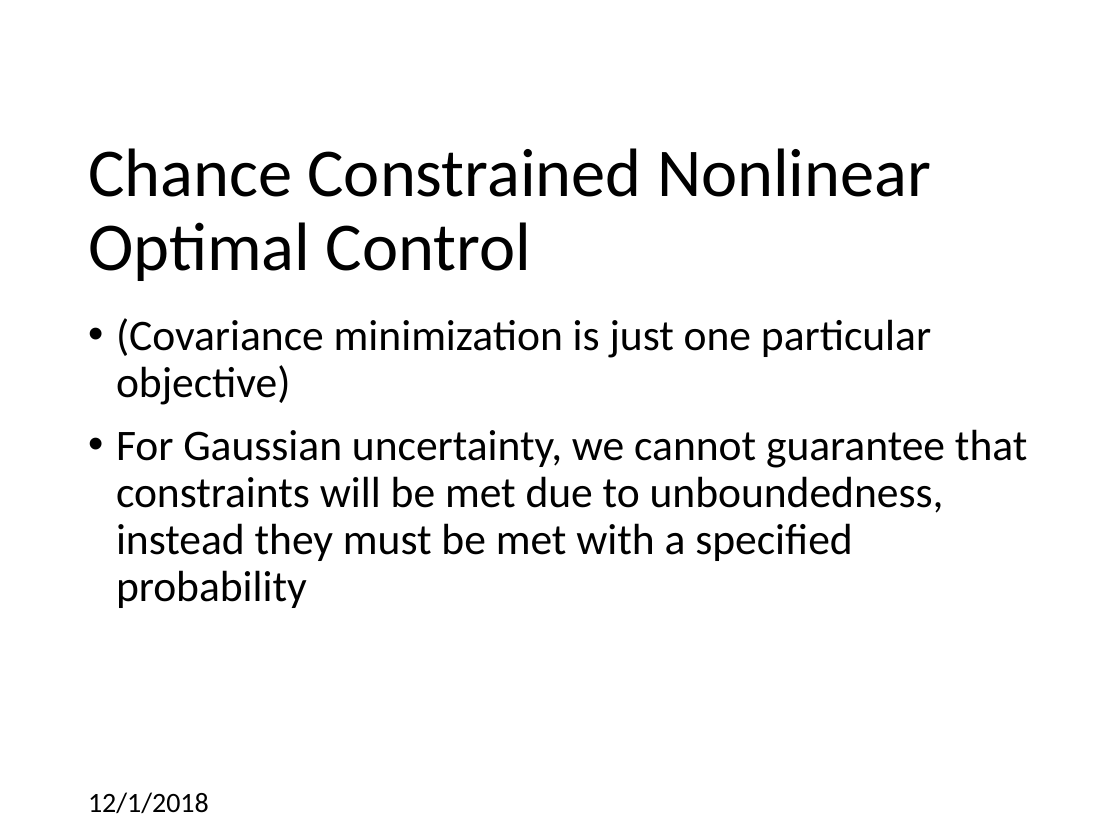
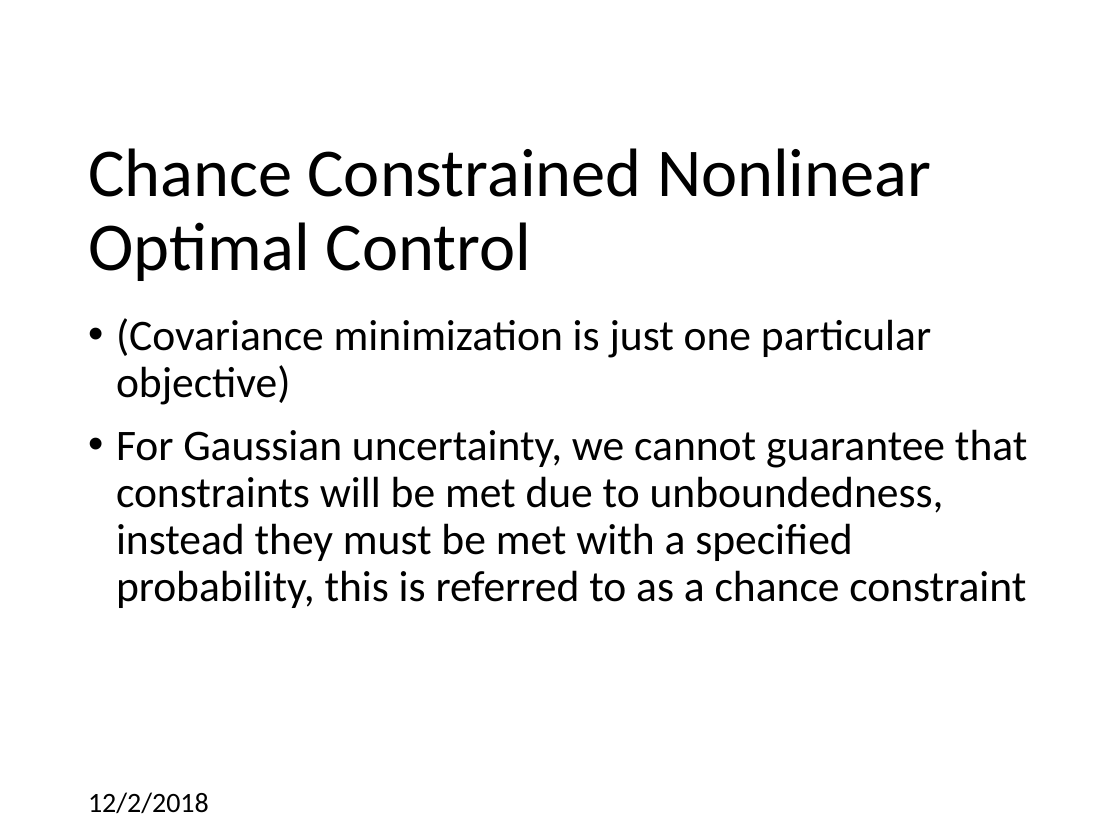
Before and after one commit to CDNoyes/EDL-Py, a slide deck: slide 14 of Documents/Qual Exam.pptx (slide 18 before the commit). Drawn at 1120x840 pixels with LibreOffice and Linux fonts; fonts in the diff are those of the drawing; background and template pictures are left out. Boxes give left, top, right and bottom in pixels: in the first picture for what was removed or moved away, otherwise in the second. Text is boxed around its words. In the diff, an @@ line names an element or a change of style, - is before the commit and + after.

```diff
--- a/Documents/Qual Exam.pptx
+++ b/Documents/Qual Exam.pptx
@@ text at box(116, 429, 1027, 608): text changed @@
-• For Gaussian uncertainty, we cannot guarantee that constraints will be met due to unboundedness, instead they must be met with a specified probability
+• For Gaussian uncertainty, we cannot guarantee that constraints will be met due to unboundedness, instead they must be met with a specified probability, this is referred to as a chance constraint
@@ text at box(88, 792, 209, 814): text changed @@
-12/1/2018
+12/2/2018
```
Also in this commit, not shown: 38 other slides changed, 6 slides added, 1 slide removed.
